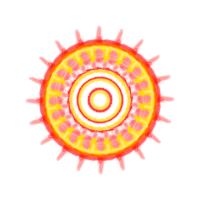
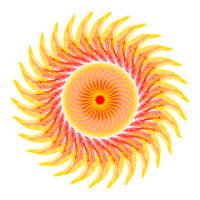
Comparing the layer stacks of the two w=200, h=200 images. Changes:
added layer "sunfield light" above "sunfield color" over [15, 15, 185, 185]
added layer "sunfield color" above "sunfield glow" over [10, 10, 190, 190]
added layer "sunfield glow" above "sunhalo light" over [17, 16, 183, 184]
hid "sunhalo light" over [45, 45, 155, 155]
hid "sunhalo color" over [41, 41, 159, 159]
hid "sunhalo glow" over [24, 24, 176, 176]
